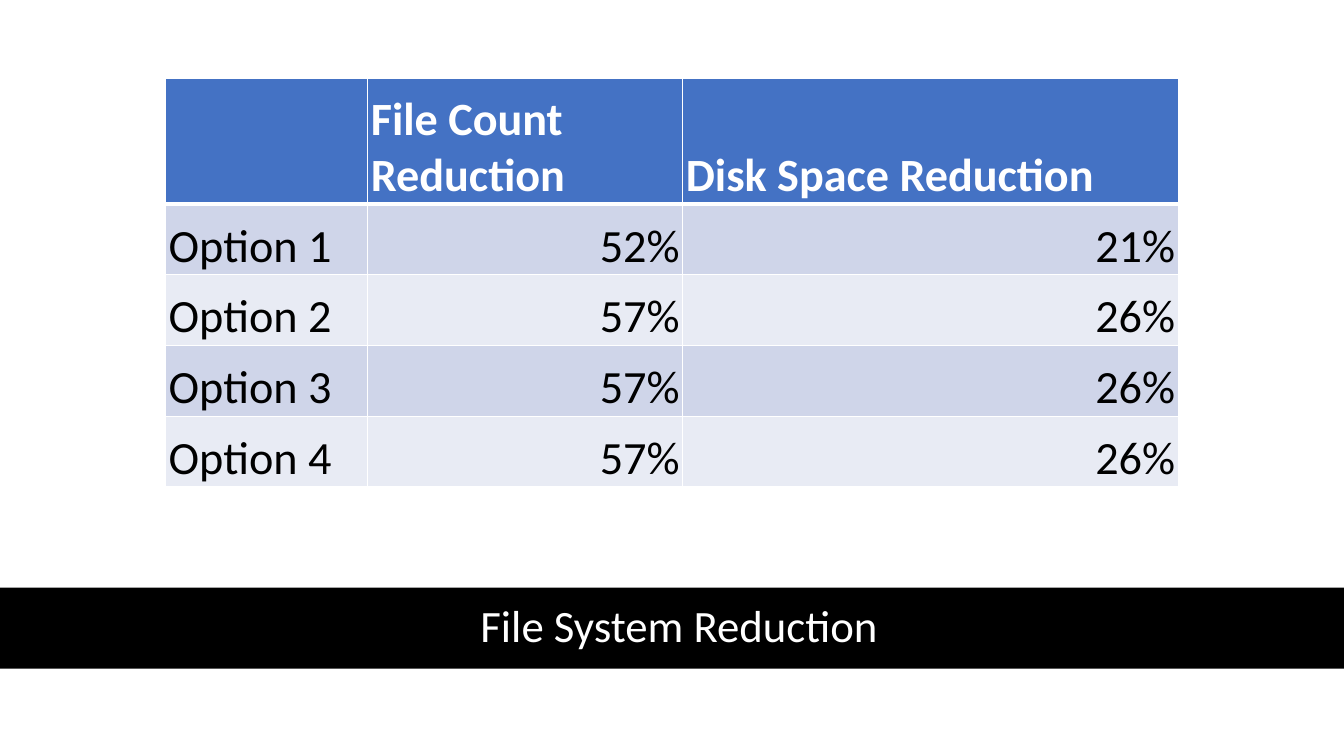
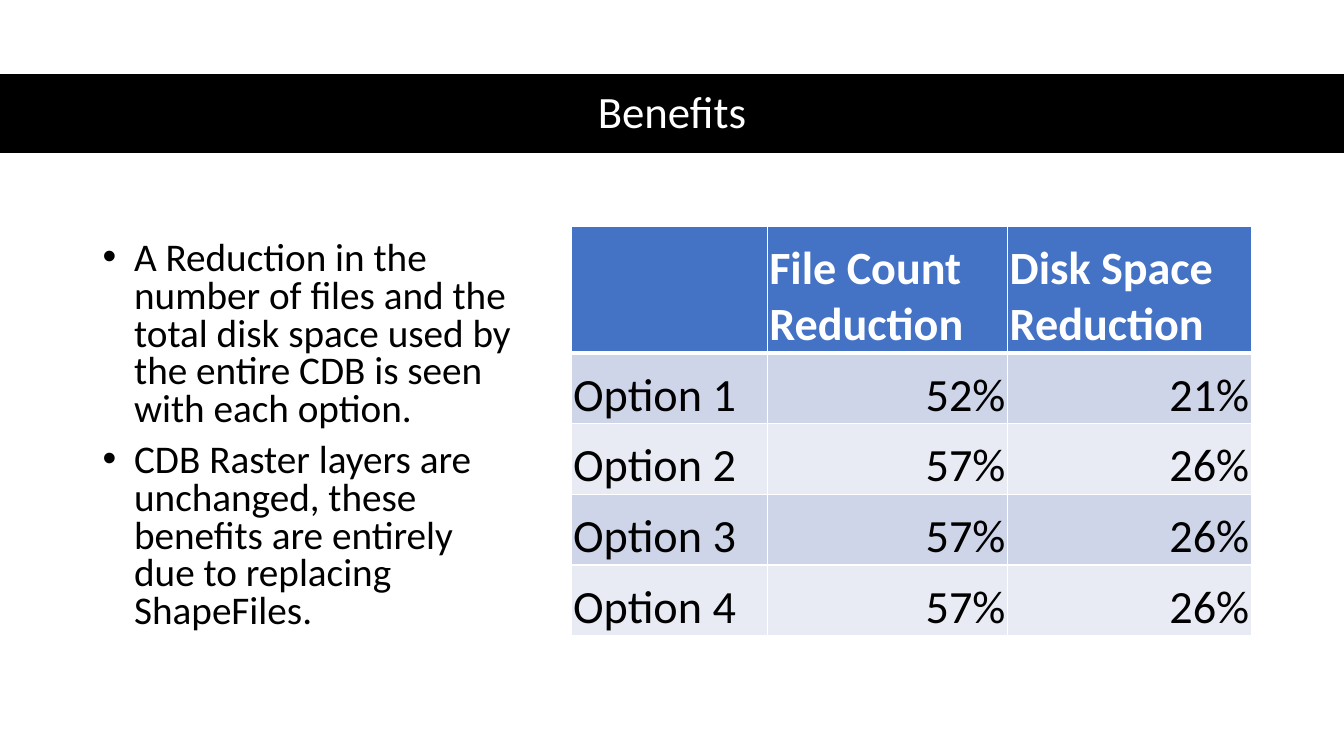
Before and after one commit to Cognitics/GeoCDB, a slide deck: slide 3 of GeoCDB Statistics.pptx. Drawn at 1344x756 pixels with LibreOffice and Linux fonts; fonts in the diff are those of the drawing. Boxes give left, top, right and bottom in pixels: in the first picture for what was removed or moved away, otherwise in the second. Text is boxed around its words. In the diff, an @@ line names an element or a change of style, - is before the commit and + after.

```diff
--- a/GeoCDB Statistics.pptx
+++ b/GeoCDB Statistics.pptx
@@ title "File System Reduction" rewrapped from box(480, 611, 878, 650) to box(110, 153, 508, 164) @@
@@ rectangle added at box(0, 75, 1344, 153), fill #000000, 32 pt, text #FFFFFF @@
+Benefits
@@ table: place and size @@
-table at box(165, 78, 1179, 487)
+table at box(572, 227, 1253, 636)
@@ text added at box(134, 243, 511, 631), 28 pt, text #000000 @@
+• A Reduction in the number of files and the total disk space used by the entire CDB is seen with each option.
+• CDB Raster layers are unchanged, these benefits are entirely due to replacing ShapeFiles.
@@ rectangle removed at box(0, 588, 1344, 669) @@
```
Also in this commit, not shown: 5 other slides changed.
